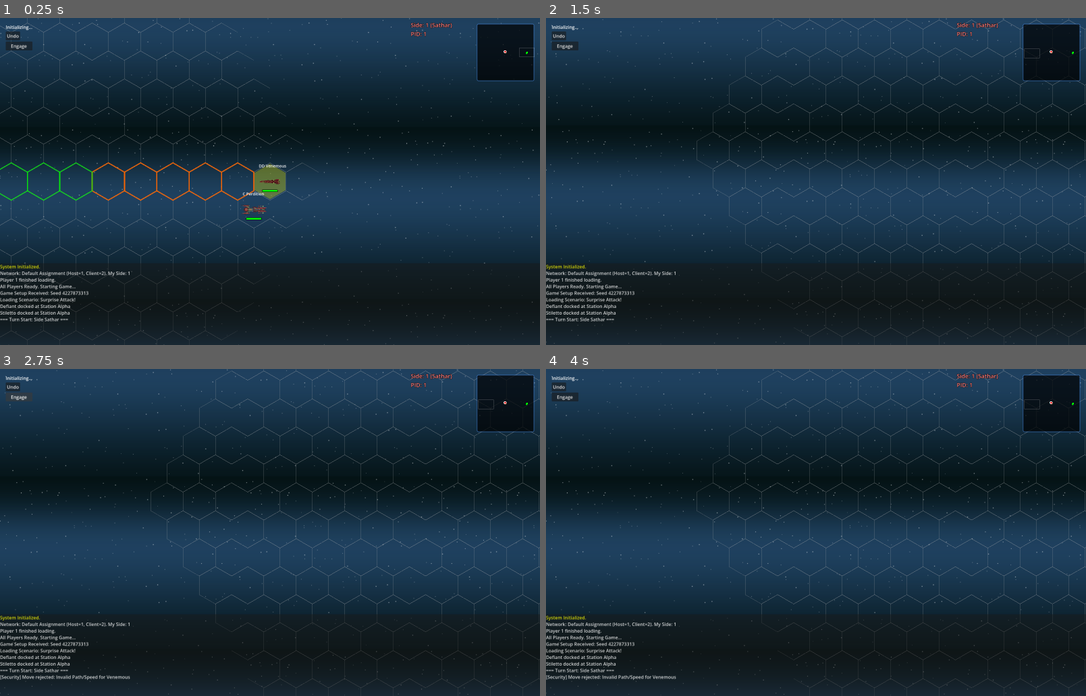
Above: before the commit, frames 1-4 (two rows, left to right).
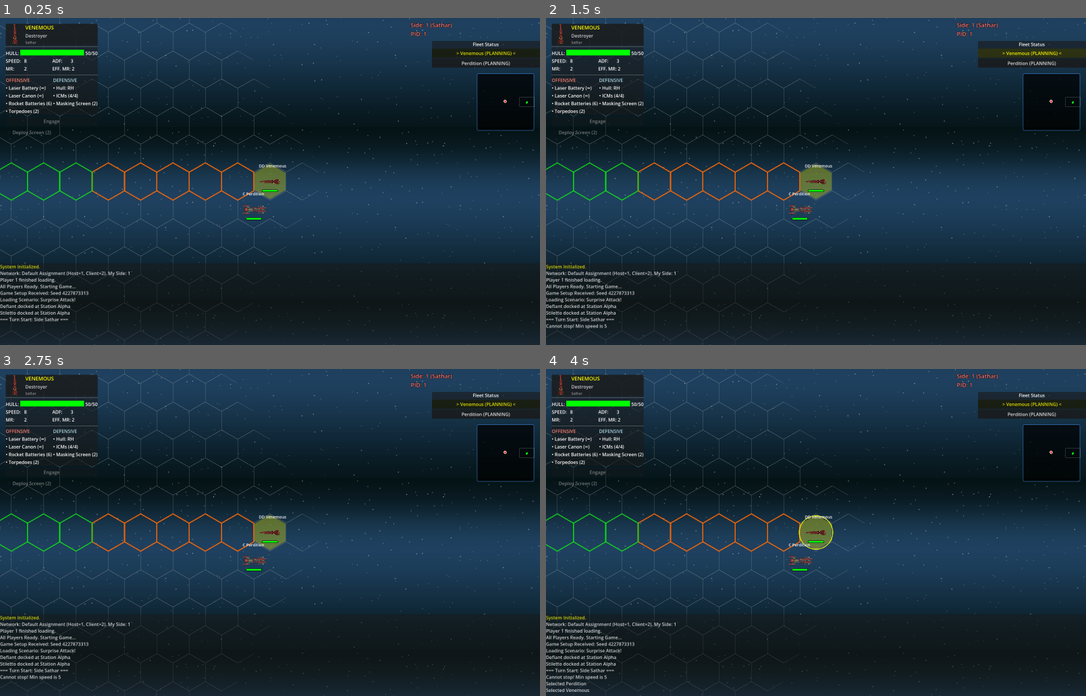
Above: after the commit, the same moments.

Repository: jjeffers/sf-kh-simulator
Game: Godot game, scene res://Scenes/Main.tscn
The game is run twice, just before and just after one commit, with the same random seed, the same clock (stepped at 60 frames per second) and the same inputs. This scene is started directly instead of the project's main scene.
Inputs (mouse positions are in pixels of both pictures, inside the frame that each line leads up to):
- Up to frame 1 (0.25 s): no input
- Up to frame 2 (1.5 s): click (556, 34) at 0.5 s, where only the run before the commit has a clickable "Undo"; click (1032, 53) at 1.25 s, where only the run after the commit has a clickable "> Venemous (PLANNING) <"
- Up to frame 3 (2.75 s): click (21, 398) at 2 s, where only the run before the commit has a clickable "Engage"
- Up to frame 4 (4 s): click (1032, 414) at 2.75 s, where only the run after the commit has a clickable "Perdition (PLANNING)"; click (1032, 404) at 3.5 s, where only the run after the commit has a clickable "Venemous (PLANNING)"

The runs differ from the first frame. In frame 1, 5.9% of the frame differs, in the area x 1-100%, y 1-36%; in frame 2, 11%; in frame 3, 11%; in frame 4, 11%, in the area x 0-100%, y 0-100%.

Commit message:
feat: enhance ship status panel with effective mr and bug fixes

Diff:
--- a/Scripts/GameManager.gd
+++ b/Scripts/GameManager.gd
@@ -1,5 +1,6 @@
 class_name GameManager
 extends Node2D
+
 
 @export var map_radius: int = 25
 
@@ -44,9 +45,9 @@
 
 # UI Nodes
 var ui_layer: CanvasLayer
-var label_status: Label
 var btn_commit: Button
 var btn_undo: Button
+
 
 var btn_orbit_cw: Button
 var btn_orbit_ccw: Button
@@ -338,8 +339,15 @@
 	ui_layer.add_child(vbox)
 
 	label_status = Label.new()
-	label_status.text = "Initializing..."
+	label_status.visible = false # Hide old label
 	vbox.add_child(label_status)
+
+	# New Ship Status Panel
+	# ship_status_panel = ShipStatusPanel.new() # Removed class_name, use load/preload
+	var panel_script = load("res://Scripts/ShipStatusPanel.gd")
+	ship_status_panel = panel_script.new()
+	vbox.add_child(ship_status_panel)
+
 
 	var hbox = HBoxContainer.new()
 	vbox.add_child(hbox)
@@ -569,6 +577,9 @@
 
 var label_center_message: Label
 var label_player_info: Label
+var label_status: Label
+var ship_status_panel # Typed as ShipStatusPanel, but checking if weak typing helps CI
+
 
 func log_message(msg: String):
 	if combat_log:
@@ -1466,6 +1477,7 @@
 		print("[DEBUG] Standard move start for %s" % selected_ship.name)
 
 	_update_camera()
+	_update_ui_state() # Ensure UI reflects initial selection
 
 	if is_phase_change and audio_phase_change and audio_phase_change.stream:
 		audio_phase_change.play()
@@ -1486,7 +1498,7 @@
 	movement_history.push_back(state)
 	btn_undo.visible = true # Ensure undo is visible if history exists
 	_update_ui_state()
-	_update_ui_state()
+
 	log_message("Movement Phase: %s" % get_side_name(current_side_id))
 
 func start_combat_passive():
@@ -1843,39 +1855,62 @@
 		else:
 			btn_ms_toggle.visible = false
 
-		var txt = "%s Moving\n" % get_side_name(current_side_id)
-		txt += "Ship: %s (%s)\n" % [selected_ship.name, selected_ship.ship_class]
-		txt += "Hull: %d\n" % selected_ship.hull
-		txt += "Stats: ADF %d | MR %d\n" % [selected_ship.adf, selected_ship.mr]
-		if is_stationary:
-			txt += "Speed 0: Free Rotation Mode\n"
-		elif state_is_orbiting:
-			txt += "Orbiting: Free Rotation Mode\n"
+	# Update Status Panel
+	if ship_status_panel:
+		if selected_ship:
+			ship_status_panel.update_from_ship(selected_ship)
+			ship_status_panel.visible = true
 		else:
-			txt += "Remaining MR: %d\n" % turns_remaining
-
-		txt += "Speed: %d -> %d / Range: [%d, %d]\n" % [start_speed, current_path.size(), min_speed, max_speed]
-
-		if selected_ship.is_ms_active:
-			txt += "[COLOR=blue]Masking Screen ACTIVE[/COLOR]\n"
-
-		txt += "Weapons:\n"
-		for w in selected_ship.weapons:
-			txt += "- %s (Ammo: %d)\n" % [w["name"], w["ammo"]]
-
-		if not is_valid and not state_is_orbiting: # Orbit is always valid move of 1
-			# Special case: Orbit move is size 1. Does it respect ADF?
-			# User: "moves 1 hex". Usually Speed is irrelevant for Orbit or it SETS speed to 1?
-			# Assuming specific mechanic overrides speed limits or fits within them (1 is usually valid).
-			txt += "\n(Invalid Speed)"
-
-		if state_is_orbiting:
-			# Orbit validity overrides speed check? 1 is valid usually.
-			# But commit button relies on is_valid.
-			# Let's assume 1 is valid.
-			pass
-
-		label_status.text = txt
+			ship_status_panel.visible = false
+
+
+		if selected_ship:
+			var txt = "%s Moving\n" % get_side_name(current_side_id)
+			txt += "Ship: %s (%s)\n" % [selected_ship.name, selected_ship.ship_class]
+			txt += "Hull: %d\n" % selected_ship.hull
+			txt += "Stats: ADF %d | MR %d\n" % [selected_ship.adf, selected_ship.mr]
+			var eff_mr_txt = "-"
+			if start_speed == 0:
+				txt += "Speed 0: Free Rotation Mode\n"
+				eff_mr_txt = "Free"
+			elif state_is_orbiting:
+				txt += "Orbiting: Free Rotation Mode\n"
+				eff_mr_txt = "Orbit"
+			else:
+				txt += "Remaining MR: %d\n" % turns_remaining
+				eff_mr_txt = str(turns_remaining)
+
+			ship_status_panel.update_dynamic_status(eff_mr_txt)
+
+
+			var min_speed = max(0, start_speed - selected_ship.adf)
+			var max_speed = start_speed + selected_ship.adf
+			var is_valid = current_path.size() >= min_speed and current_path.size() <= max_speed
+			txt += "Speed: %d -> %d / Range: [%d, %d]\n" % [start_speed, current_path.size(), min_speed, max_speed]
+
+			if selected_ship.is_ms_active:
+				txt += "[COLOR=blue]Masking Screen ACTIVE[/COLOR]\n"
+
+			txt += "Weapons:\n"
+			for w in selected_ship.weapons:
+				txt += "- %s (Ammo: %d)\n" % [w["name"], w["ammo"]]
+
+			if not is_valid and not state_is_orbiting: # Orbit is always valid move of 1
+				# Special case: Orbit move is size 1. Does it respect ADF?
+				# User: "moves 1 hex". Usually Speed is irrelevant for Orbit or it SETS speed to 1?
+				# Assuming specific mechanic overrides speed limits or fits within them (1 is usually valid).
+				txt += "\n(Invalid Speed)"
+
+			if state_is_orbiting:
+				# Orbit validity overrides speed check? 1 is valid usually.
+				# But commit button relies on is_valid.
+				# Let's assume 1 is valid.
+				pass
+
+			label_status.text = txt
+		else:
+			label_status.text = ""
+
 
 	elif current_phase == Phase.COMBAT:
 		btn_undo.visible = false
--- a/Scripts/MiniMap.gd
+++ b/Scripts/MiniMap.gd
@@ -1,7 +1,9 @@
 class_name MiniMap
 extends PanelContainer
 
-var game_manager: GameManager
+
+var game_manager # : GameManager - Weak ref to avoid cyclic dependency
+
 
 # Configuration
 const MAP_SIZE = Vector2(200, 200)
--- a/Scripts/Ship.gd
+++ b/Scripts/Ship.gd
@@ -1017,3 +1017,30 @@
 
 	is_docked = false
 	docked_host = null
+
+func get_texture() -> Texture2D:
+	match ship_class:
+		"Fighter":
+			if faction == "Sathar": return texture_sathar_fighter
+			return texture_fighter
+		"Assault Scout":
+			# if faction == "Sathar": return texture_sathar_assault_scout # Missing asset?
+			return texture_assault_scout
+		"Frigate":
+			if faction == "Sathar": return texture_sathar_frigate
+			return texture_frigate
+		"Destroyer":
+			if faction == "Sathar": return texture_sathar_destroyer
+			return texture_upf_destroyer
+		"Heavy Cruiser":
+			if faction == "Sathar": return texture_sathar_heavy_cruiser
+			return texture_upf_heavy_cruiser
+		"Battleship":
+			if faction == "Sathar": return null # No asset yet
+			return texture_upf_battleship
+		"Assault Carrier":
+			if faction == "Sathar": return texture_sathar_assault_carrier
+			return texture_upf_assault_carrier
+		"Space Station":
+			return texture_space_station
+	return texture_fighter # Fallback
--- /dev/null
+++ b/Scripts/ShipStatusPanel.gd
@@ -0,0 +1,284 @@
+extends PanelContainer
+
+
+var header_box: HBoxContainer
+var icon_rect: TextureRect
+var name_label: Label
+var class_label: Label
+var faction_label: Label
+
+var stats_grid: GridContainer
+var hull_bar: ProgressBar
+var hull_label: Label
+
+# Labels for stats
+var lbl_speed: Label
+var lbl_adf: Label
+var lbl_mr: Label
+var lbl_effective_mr: Label
+
+
+var systems_container: HBoxContainer
+var weapons_vbox: VBoxContainer
+var defenses_vbox: VBoxContainer
+
+var alerts_panel: PanelContainer
+var alerts_vbox: VBoxContainer
+
+func _init():
+	_setup_ui()
+
+func _setup_ui():
+	# Main Vertical Layout
+	var main_vbox = VBoxContainer.new()
+	add_child(main_vbox)
+
+	# --- HEADER SECTION ---
+	# [ ICON ]  NAME
+	#           Class
+	var header_panel = PanelContainer.new()
+	main_vbox.add_child(header_panel)
+
+	header_box = HBoxContainer.new()
+	header_panel.add_child(header_box)
+
+	# Icon
+	icon_rect = TextureRect.new()
+	icon_rect.custom_minimum_size = Vector2(64, 64)
+	icon_rect.expand_mode = TextureRect.EXPAND_IGNORE_SIZE
+	icon_rect.stretch_mode = TextureRect.STRETCH_KEEP_ASPECT_CENTERED
+	header_box.add_child(icon_rect)
+
+	# Name/Class Info
+	var info_vbox = VBoxContainer.new()
+	header_box.add_child(info_vbox)
+
+	name_label = Label.new()
+	name_label.text = "SHIP NAME"
+	name_label.add_theme_font_size_override("font_size", 18)
+	name_label.add_theme_color_override("font_color", Color.YELLOW)
+	info_vbox.add_child(name_label)
+
+	class_label = Label.new()
+	class_label.text = "Ship Class"
+	class_label.add_theme_color_override("font_color", Color(0.8, 0.8, 0.8))
+	info_vbox.add_child(class_label)
+
+	faction_label = Label.new()
+	faction_label.text = "Faction"
+	faction_label.add_theme_font_size_override("font_size", 12)
+	faction_label.add_theme_color_override("font_color", Color(0.6, 0.6, 0.6))
+	info_vbox.add_child(faction_label)
+
+	# Separator
+	main_vbox.add_child(HSeparator.new())
+
+	# --- STATS SECTION ---
+	# Hull Bar | Speed | ADF | MR
+	var stats_panel = MarginContainer.new()
+	stats_panel.add_theme_constant_override("margin_top", 5)
+	stats_panel.add_theme_constant_override("margin_bottom", 5)
+	main_vbox.add_child(stats_panel)
+
+	var stats_vbox = VBoxContainer.new()
+	stats_panel.add_child(stats_vbox)
+
+	# Hull Row
+	var hull_hbox = HBoxContainer.new()
+	stats_vbox.add_child(hull_hbox)
+
+	var lbl_hull_title = Label.new()
+	lbl_hull_title.text = "HULL:"
+	hull_hbox.add_child(lbl_hull_title)
+
+	hull_bar = ProgressBar.new()
+	hull_bar.custom_minimum_size = Vector2(150, 20)
+	hull_bar.size_flags_horizontal = Control.SIZE_EXPAND_FILL
+	hull_bar.show_percentage = false
+	hull_hbox.add_child(hull_bar)
+
+	hull_label = Label.new()
+	hull_label.text = "15/15"
+	hull_hbox.add_child(hull_label)
+
+	# Stats Grid
+	stats_grid = GridContainer.new()
+	stats_grid.columns = 2
+	stats_vbox.add_child(stats_grid)
+
+	_create_stat_row(stats_grid, "SPEED:", "lbl_speed")
+	_create_stat_row(stats_grid, "ADF:", "lbl_adf")
+	_create_stat_row(stats_grid, "MR:", "lbl_mr")
+	_create_stat_row(stats_grid, "EFF. MR:", "lbl_effective_mr")
+
+
+	# Separator
+	main_vbox.add_child(HSeparator.new())
+
+	# --- SYSTEMS SECTION ---
+	# Offensive | Defensive
+	systems_container = HBoxContainer.new()
+	main_vbox.add_child(systems_container)
+
+	# Offensive Column
+	var off_vbox = VBoxContainer.new()
+	off_vbox.size_flags_horizontal = Control.SIZE_EXPAND_FILL
+	systems_container.add_child(off_vbox)
+
+	var lbl_off = Label.new()
+	lbl_off.text = "OFFENSIVE"
+	lbl_off.add_theme_color_override("font_color", Color.SALMON)
+	off_vbox.add_child(lbl_off)
+
+	weapons_vbox = VBoxContainer.new()
+	off_vbox.add_child(weapons_vbox)
+
+	# Defensive Column
+	var def_vbox = VBoxContainer.new()
+	def_vbox.size_flags_horizontal = Control.SIZE_EXPAND_FILL
+	systems_container.add_child(def_vbox)
+
+	var lbl_def = Label.new()
+	lbl_def.text = "DEFENSIVE"
+	lbl_def.add_theme_color_override("font_color", Color.LIGHT_BLUE)
+	def_vbox.add_child(lbl_def)
+
+	defenses_vbox = VBoxContainer.new()
+	def_vbox.add_child(defenses_vbox)
+
+	# --- ALERTS SECTION ---
+	alerts_panel = PanelContainer.new()
+	alerts_panel.visible = false # Hidden directly
+	main_vbox.add_child(alerts_panel)
+
+	var alerts_style = StyleBoxFlat.new()
+	alerts_style.bg_color = Color(0.2, 0.0, 0.0, 0.8)
+	alerts_style.border_width_left = 2
+	alerts_style.border_color = Color.RED
+	alerts_panel.add_theme_stylebox_override("panel", alerts_style)
+
+	alerts_vbox = VBoxContainer.new()
+	alerts_panel.add_child(alerts_vbox)
+
+	var lbl_alert_title = Label.new()
+	lbl_alert_title.text = "! SYSTEM ALERTS"
+	lbl_alert_title.add_theme_color_override("font_color", Color.RED)
+	alerts_vbox.add_child(lbl_alert_title)
+
+func _create_stat_row(parent, title, var_name):
+	var hbox = HBoxContainer.new()
+	hbox.size_flags_horizontal = Control.SIZE_EXPAND_FILL
+	parent.add_child(hbox)
+
+	var lbl_t = Label.new()
+	lbl_t.text = title
+	lbl_t.custom_minimum_size = Vector2(60, 0)
+	hbox.add_child(lbl_t)
+
+	var lbl_v = Label.new()
+	lbl_v.text = "-"
+	set(var_name, lbl_v) # Assign to member var
+	hbox.add_child(lbl_v)
+
+func update_from_ship(ship):
+	if not ship or not is_instance_valid(ship):
+		visible = false
+		return
+
+	visible = true
+
+	# Header
+	name_label.text = ship.name.to_upper()
+	class_label.text = ship.ship_class
+	faction_label.text = ship.faction
+	icon_rect.texture = ship.get_texture()
+
+	# Stats
+	hull_bar.max_value = ship.max_hull
+	hull_bar.value = ship.hull
+	hull_label.text = "%d/%d" % [ship.hull, ship.max_hull]
+
+	# Hull Bar Color
+	var pct = float(ship.hull) / float(ship.max_hull)
+	var sb = StyleBoxFlat.new()
+	sb.bg_color = Color.RED.lerp(Color.GREEN, pct)
+
+
+	hull_bar.add_theme_stylebox_override("fill", sb)
+
+	lbl_speed.text = "%d" % ship.speed # Assuming km/s logic is game unit
+	lbl_adf.text = "%d" % ship.adf
+	lbl_mr.text = "%d" % ship.mr
+
+	# Weapons
+	for c in weapons_vbox.get_children(): c.queue_free()
+
+	for w in ship.weapons:
+		var w_lbl = Label.new()
+		w_lbl.text = "• %s" % w["name"]
+		if w["max_ammo"] < 900: # Not infinite
+			w_lbl.text += " (%d)" % w["ammo"]
+		else:
+			w_lbl.text += " (∞)"
+
+		if w["fired"]:
+			w_lbl.add_theme_color_override("font_color", Color(0.5, 0.5, 0.5))
+			w_lbl.text += " [FIRED]"
+
+		weapons_vbox.add_child(w_lbl)
+
+	# Defenses
+	for c in defenses_vbox.get_children(): c.queue_free()
+
+	# Base Defense (RH, etc)
+	var def_lbl = Label.new()
+	def_lbl.text = "• Hull: %s" % ship.defense
+	defenses_vbox.add_child(def_lbl)
+
+	# ICM
+	if ship.icm_max > 0:
+		var icm_lbl = Label.new()
+		icm_lbl.text = "• ICMs (%d/%d)" % [ship.icm_current, ship.icm_max]
+		defenses_vbox.add_child(icm_lbl)
+
+	# Masking Screen
+	if ship.ms_max > 0:
+		var ms_lbl = Label.new()
+		ms_lbl.text = "• Masking Screen"
+		if ship.is_ms_active:
+			ms_lbl.text += " (ACTIVE)"
+			ms_lbl.add_theme_color_override("font_color", Color.CYAN)
+		else:
+			ms_lbl.text += " (%d)" % ship.ms_current
+		defenses_vbox.add_child(ms_lbl)
+
+
+	# Alerts
+	# Clear old alerts (keep title)
+	var alert_children = alerts_vbox.get_children()
+	for i in range(1, alert_children.size()):
+		alert_children[i].queue_free()
+
+	var has_alerts = false
+
+	# Critical Hull Alert
+	if pct < 0.5:
+		_add_alert("> HULL INTEGRITY CRITICAL")
+		has_alerts = true
+
+	if ship.speed == 0 and ship.has_moved:
+		# Maybe stopped warning?
+		pass
+
+	alerts_panel.visible = has_alerts
+
+
+func update_dynamic_status(eff_mr_text: String):
+	if lbl_effective_mr:
+		lbl_effective_mr.text = eff_mr_text
+
+func _add_alert(msg: String):
+	var l = Label.new()
+	l.text = msg
+	l.add_theme_color_override("font_color", Color(1, 0.5, 0.5))
+	alerts_vbox.add_child(l)
--- a/test/test_team_assignment.gd
+++ b/test/test_team_assignment.gd
@@ -30,7 +30,8 @@
 	# In GUT, we might be server?
 	# We'll assume local logic works if we are Peer 1.
 
-	game_manager = game_manager_script.new()
+	game_manager = GameManager.new()
+
 	add_child_autofree(game_manager)
 
 	# _ready() runs.
Not shown, added: Scripts/ShipStatusPanel.gd.uid
Not shown, changed: .agent/workflows/test_runner.md
